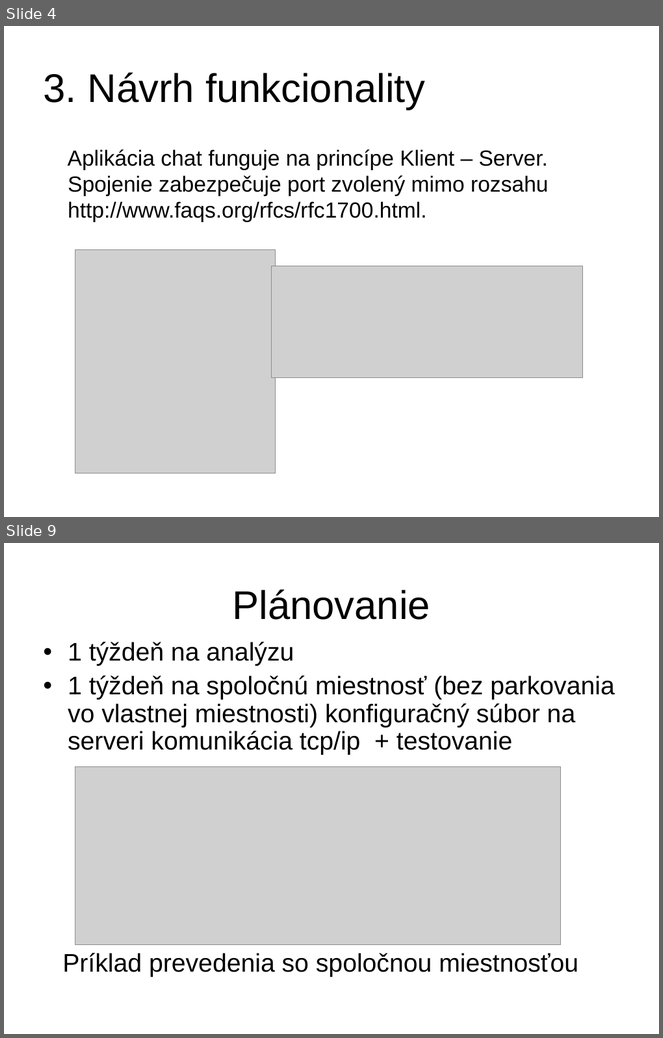
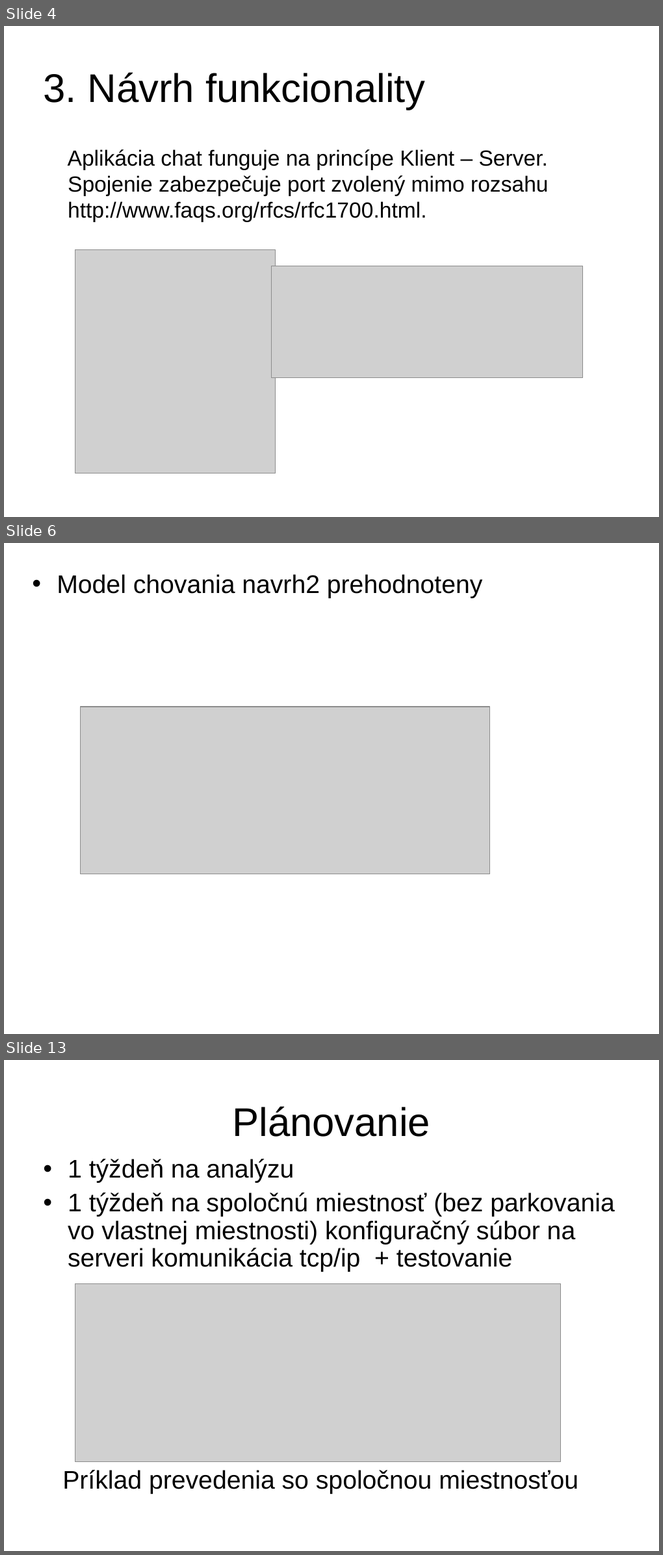
Before and after one commit to estamina/roomers, a slide deck: doc/chat.stano.ppt. Shown one above the other, each under a label of ours: slides 4 and 9 before the commit, slides 4, 6 and 13 after it; the slides between them are not shown. The pictures are 663x1038 and 663x1555 pixels, drawn with LibreOffice and Linux fonts; fonts in the diff are those of the drawing; grey boxes stand for pictures; background and template pictures are left out. Boxes give left, top, right and bottom in pixels: in the first picture for what was removed or moved away, otherwise in the second. Text is boxed around its words. In the diff, an @@ line names an element or a change of style, - is before the commit and + after.

```diff
--- a/doc/chat.stano.ppt
+++ b/doc/chat.stano.ppt
@@ slide 6 added at bbox=[4, 543, 659, 1034], background #FFFFFF @@
@@ text added at bbox=[57, 574, 483, 598], 28 pt, text #000000 @@
+• Model chovania navrh2 prehodnoteny
@@ picture added at bbox=[81, 707, 490, 875] @@
@@ what was slide 9 is now slide 13 @@
```
Also in this commit, not shown: 5 slides changed, 3 other slides added, 1 other file.
